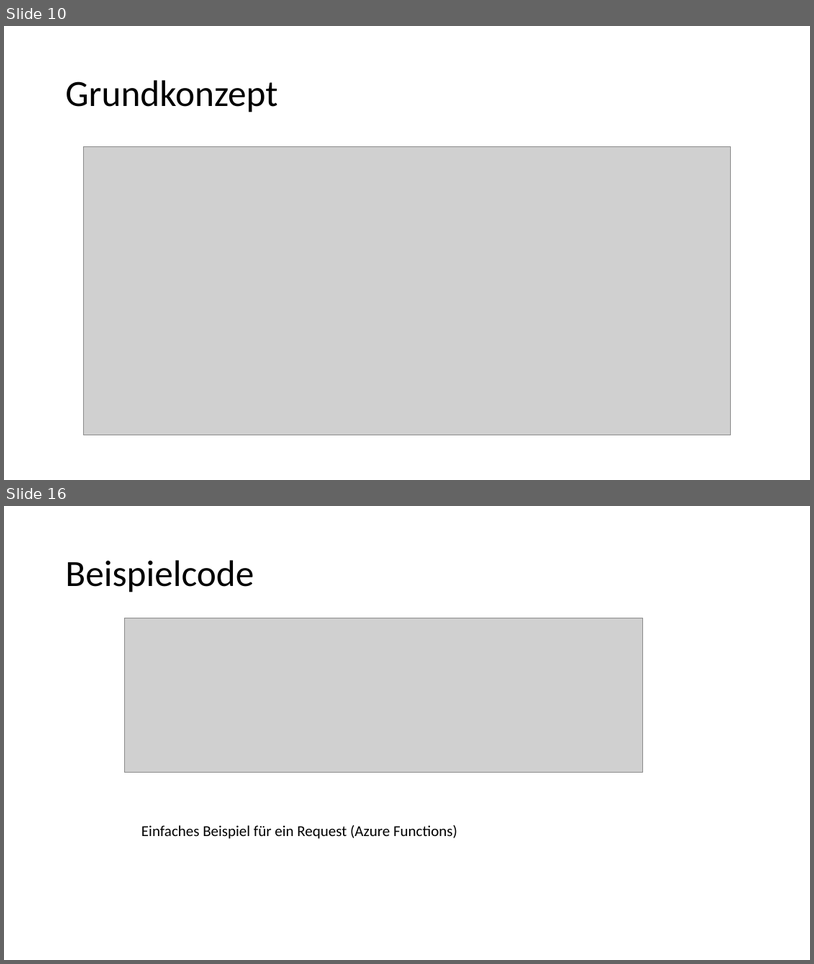
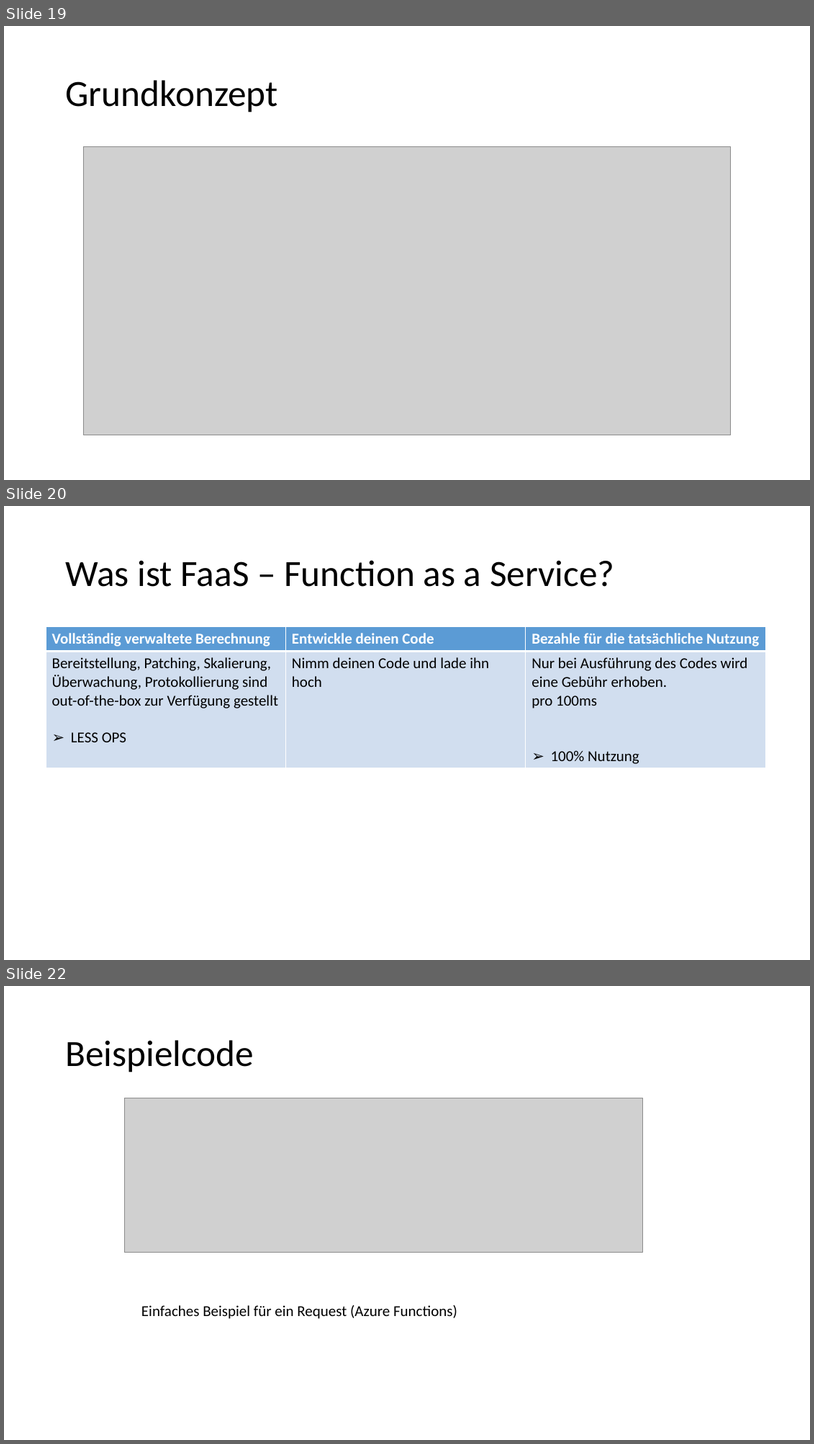
Before and after one commit to Philwi/HTWDresdenIMBeleg, a slide deck: FaaS.pptx. Shown one above the other, each under a label of ours: slides 10 and 16 before the commit, slides 19, 20 and 22 after it; the slides between them are not shown. The pictures are 814x964 and 814x1444 pixels, drawn with LibreOffice and Linux fonts; fonts in the diff are those of the drawing; grey boxes stand for pictures. Boxes give left, top, right and bottom in pixels: in the first picture for what was removed or moved away, otherwise in the second. Text is boxed around its words. In the diff, an @@ line names an element or a change of style, - is before the commit and + after.

```diff
--- a/FaaS.pptx
+++ b/FaaS.pptx
@@ slide 20 added at (x1=4, y1=506, x2=810, y2=960), background #FFFFFF @@
@@ title added at (x1=65, y1=560, x2=615, y2=587), 44 pt, text #000000 @@
+Was ist FaaS – Function as a Service?
@@ table added at (x1=46, y1=627, x2=766, y2=767), 2 rows, 3 columns @@
+Vollständig verwaltete Berechnung | Entwickle deinen Code | Bezahle für die tatsächliche Nutzung
+Bereitstellung, Patching, Skalierung, Überwachung, Protokollierung sind out-of-the-box zur Verfügung gestellt / LESS OPS | Nimm deinen Code und lade ihn hoch | Nur bei Ausführung des Codes wird eine Gebühr erhoben. / pro 100ms / 100% Nutzung
@@ what was slide 10 is now slide 19 @@
@@ what was slide 16 is now slide 22 @@
```
Also in this commit, not shown: 5 slides changed, 29 other slides added, 5 slides removed.
